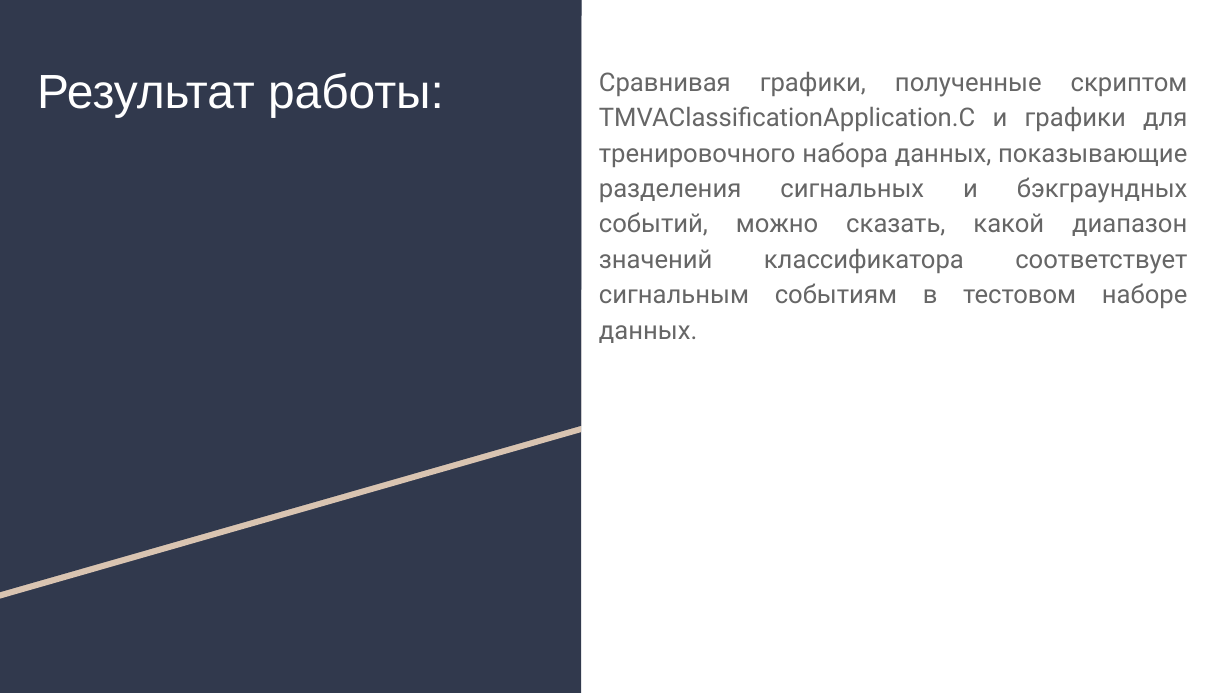
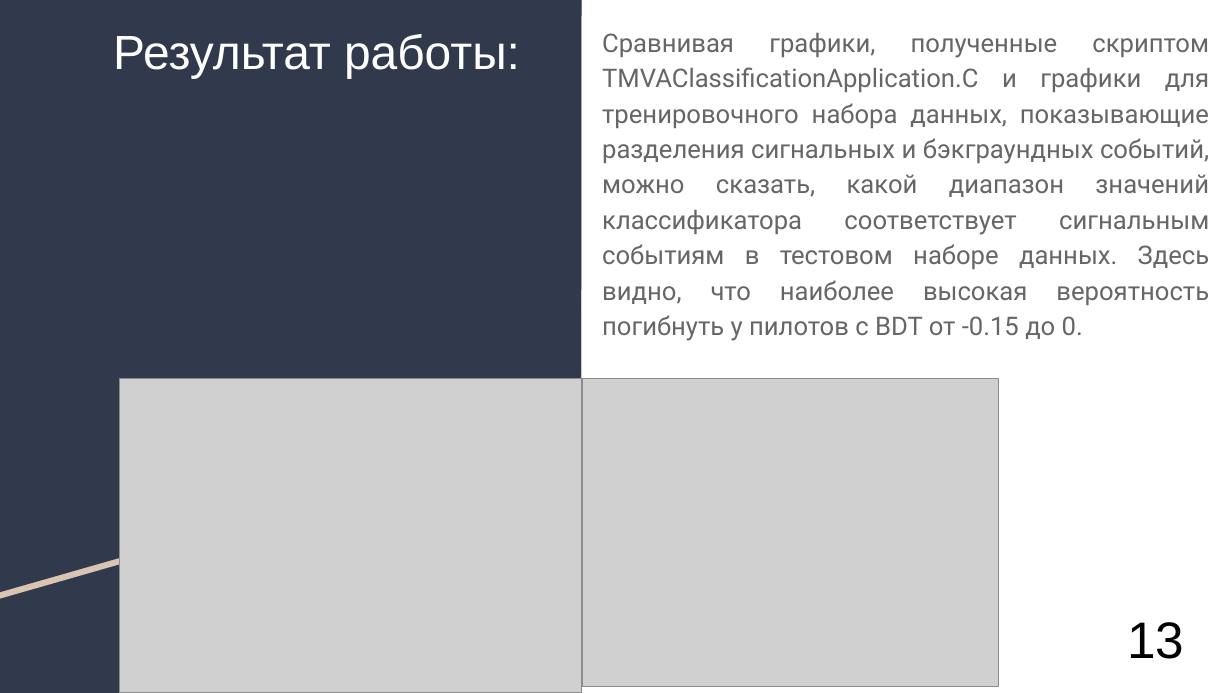
Before and after one commit to AlexanderUzunyan/TestProject, a slide deck: slide 15 of neuro/doc/TMVA.odp (slide 12 before the commit). Drawn at 1232x693 pixels with LibreOffice and Linux fonts; fonts in the diff are those of the drawing; grey boxes stand for pictures. Boxes give left, top, right and bottom in pixels: in the first picture for what was removed or moved away, otherwise in the second. Text is boxed around its words. In the diff, an @@ line names an element or a change of style, - is before the commit and + after.

```diff
--- a/neuro/doc/TMVA.odp
+++ b/neuro/doc/TMVA.odp
@@ title "Результат работы:": place and size @@
-title "Результат работы:" at box(37, 73, 444, 118)
+title "Результат работы:" at box(113, 34, 520, 78)
@@ text at box(602, 33, 1210, 341): text changed @@
-Сравнивая графики, полученные скриптом TMVAClassificationApplication.C и графики для тренировочного набора данных, показывающие разделения сигнальных и бэкграундных событий, можно сказать, какой диапазон значений классификатора соответствует сигнальным событиям в тестовом наборе данных.
+Сравнивая графики, полученные скриптом TMVAClassificationApplication.C и графики для тренировочного набора данных, показывающие разделения сигнальных и бэкграундных событий, можно сказать, какой диапазон значений классификатора соответствует сигнальным событиям в тестовом наборе данных. Здесь видно, что наиболее высокая вероятность погибнуть у пилотов с BDT от -0.15 до 0.
@@ picture added at box(120, 378, 583, 692) @@
@@ picture added at box(582, 378, 998, 686) @@
@@ title added at box(1127, 622, 1184, 659), 30 pt, text #000000 @@
+13
```
Also in this commit, not shown: 10 other slides changed, 3 slides added.
